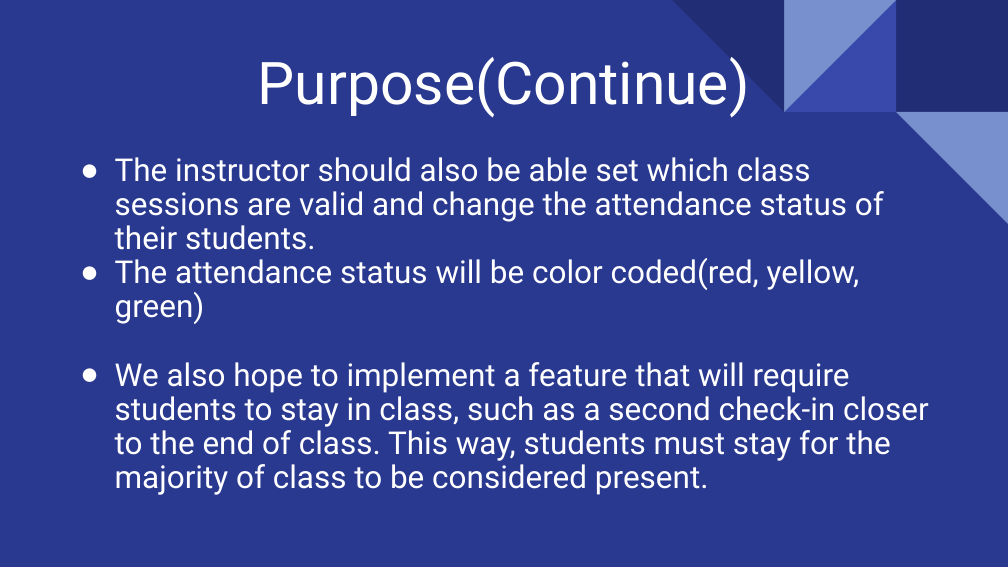
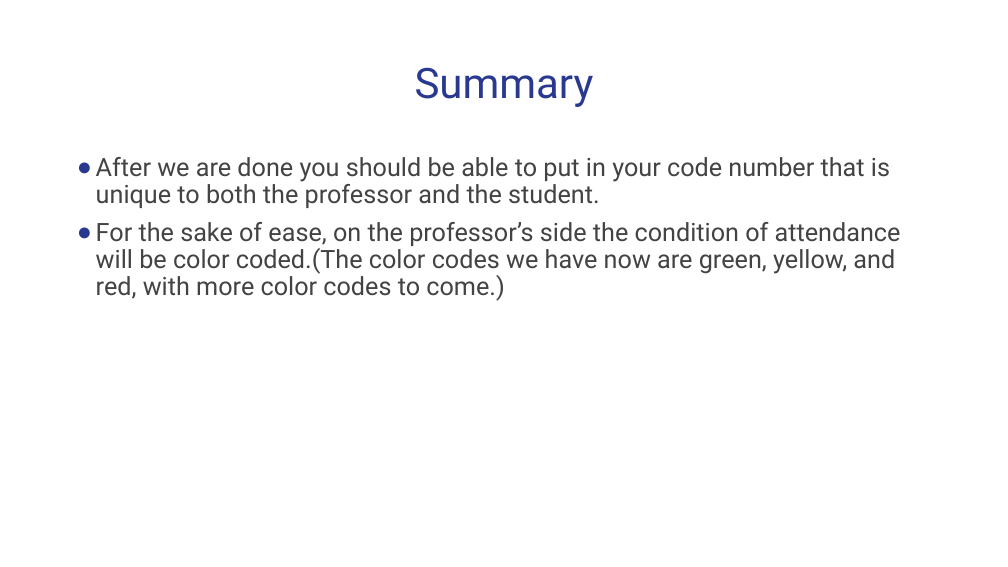
Before and after one commit to Square-CS2020/AttendApp, a slide deck: slide 5 of Presentation_1.pptm.pptx (slide 4 before the commit). Drawn at 1008x567 pixels with LibreOffice and Linux fonts; fonts in the diff are those of the drawing. Boxes give left, top, right and bottom in pixels: in the first picture for what was removed or moved away, otherwise in the second. Text is boxed around its words. In the diff, an @@ line names an element or a change of style, - is before the commit and + after.

```diff
--- a/Presentation_1.pptm.pptx
+++ b/Presentation_1.pptm.pptx
@@ background #2A3990 to #FFFFFF @@
@@ title at (415,67,594,107): text changed; size 56 to 40 pt; text colour #FFFFFF to #2A3990 @@
-Purpose(Continue)
+Summary
@@ group removed at (672,0,1008,224): 4 right triangles, 1 rectangle @@
@@ text at (96,157,901,301): text changed; size 30 to 24 pt; text colour #FFFFFF to #434343 @@
-● The instructor should also be able set which class sessions are valid and change the attendance status of their students.
-● The attendance status will be color coded(red, yellow, green)
-● We also hope to implement a feature that will require students to stay in class, such as a second check-in closer to the end of class. This way, students must stay for the majority of class to be considered present.
+● After we are done you should be able to put in your code number that is unique to both the professor and the student.
+● For the sake of ease, on the professor’s side the condition of attendance will be color coded.(The color codes we have now are green, yellow, and red, with more color codes to come.)
```
Also in this commit, not shown: 3 other slides changed, 3 slides removed.
